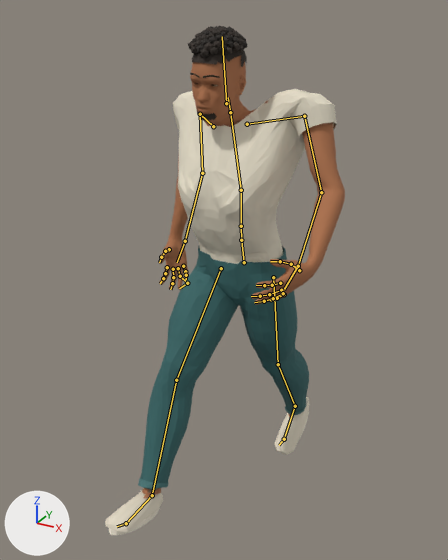
The Blender file assets-src/reference-character/reference_character.blend, before and after one commit.
Before and after are seen from a 50 mm lens placed at (0.952, -1.9, 1.906), pointed at (-0.036, -0.102, 1.008). Arrows for +X, +Y and +Z are at lower left; the lights stay in place. The older version comes first. Both versions are drawn at frame 41 of the action 'Walk'; the numbers are the values there. The bones that bend it are drawn over the model as lines.

In view in the first picture: 'Reference_Character'.
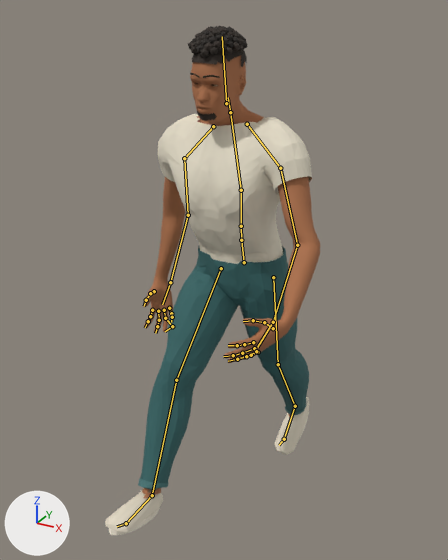
The change in detail:
Bone 'mixamorig:LeftShoulder' (bone_mixamorig_leftshoulder) turns from (-60, 8, -21) to (1, 1, 1) degrees about its own x, y and z.
Bone 'mixamorig:LeftArm' (bone_mixamorig_leftarm) turns from (83, 5, 11) to (20, 23, -3) degrees about its own x, y and z.
Bone 'mixamorig:RightShoulder' (bone_mixamorig_rightshoulder) turns from (-58, -1, 28) to (-1, 1, 1) degrees about its own x, y and z.
Bone 'mixamorig:RightArm' (bone_mixamorig_rightarm) turns from (64, -22, 13) to (1, -5, 31) degrees about its own x, y and z.

Boxes [x1, y1, x2, y2] around the edits, measured in the pictures (448 x 560 px):
'Reference_Character', posed (10% narrower): before [105, 25, 345, 535]; after [105, 25, 320, 535]
bone 'mixamorig:LeftShoulder', root to tip: before (247, 124) to (304, 116); after (247, 124) to (280, 168)
bone 'mixamorig:LeftArm', root to tip: before (304, 116) to (321, 192); after (280, 168) to (297, 245)
bone 'mixamorig:RightShoulder', root to tip: before (213, 126) to (200, 114); after (213, 126) to (184, 158)
bone 'mixamorig:RightArm', root to tip: before (200, 114) to (202, 173); after (184, 158) to (188, 215)
